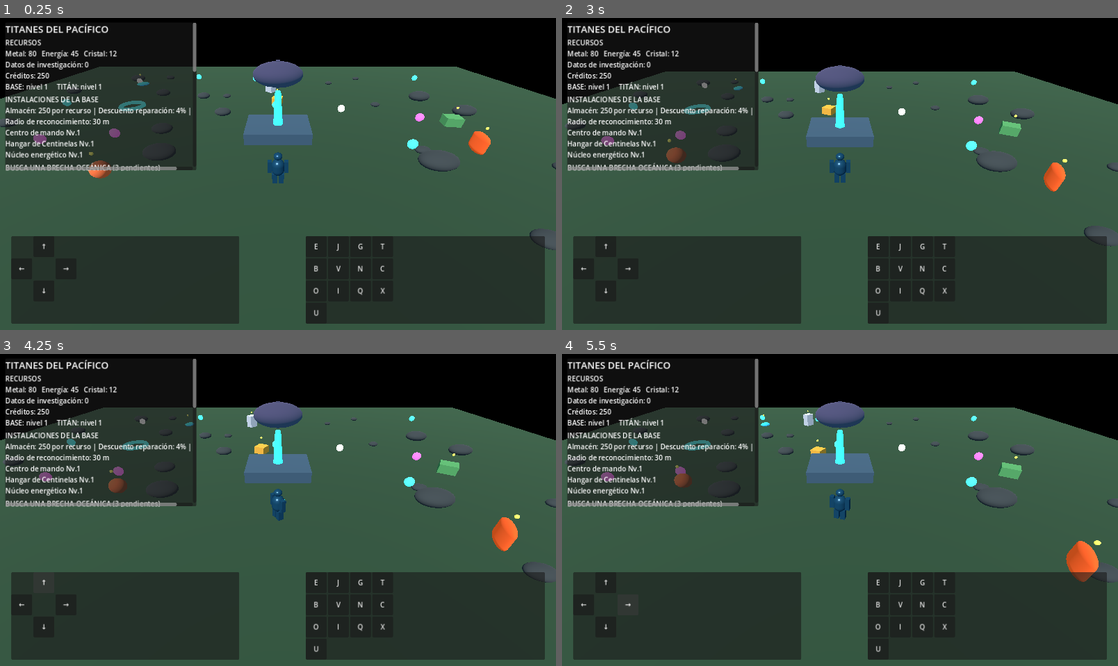
Above: before the commit, frames 1-4 (two rows, left to right).
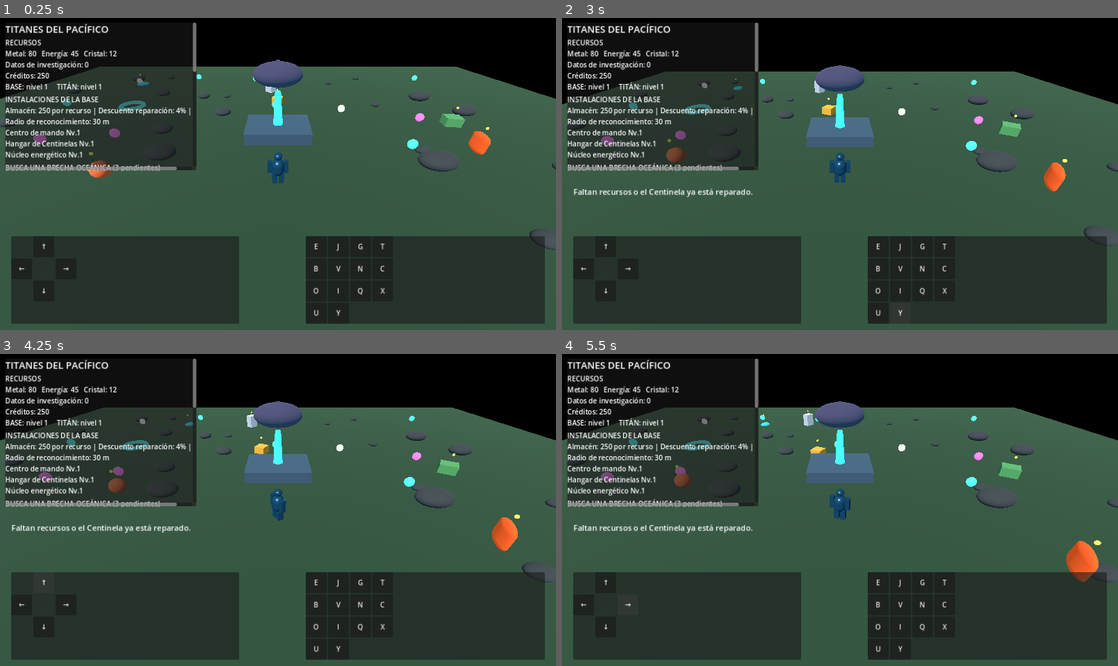
Above: after the commit, the same moments.

Repository: edwjacpinros2012-dev/Titanes-del-Pac-fico-
Game: Godot game, scene res://scenes/main.tscn
Same seed, same stepped clock (60 frames per second), same inputs: the game is played once before the commit and once after it.
Inputs (mouse positions are in pixels of both pictures, inside the frame that each line leads up to):
- Up to frame 1 (0.25 s): no input
- Up to frame 2 (3 s): click "Q" at 0.5 s; click "X" at 1.25 s; click "U" at 2 s; click (901, 314) at 2.75 s, where only the run after the commit has a clickable "Y"
- Up to frame 3 (4.25 s): click "↑" at 3.5 s
- Up to frame 4 (5.5 s): click "←" at 4.25 s; click "→" at 5 s

The runs differ from the first frame. In frame 1, less than 0.1% of the frame differs, in the area x 60-62%, y 93-96%; in frame 2, 0.4%, in the area x 2-62%, y 54-96%; in frame 3, 0.4%; in frame 4, 0.4%.

Commit message:
Add touch repair action for Centinel systems

Diff:
--- a/scripts/platform/platform_input.gd
+++ b/scripts/platform/platform_input.gd
@@ -9,7 +9,7 @@
 	["T", "evolve_titan"], ["B", "upgrade_base"], ["V", "base_select_next"],
 	["N", "base_upgrade_selected"], ["C", "market_toggle"],
 	["O", "tech_select_next"], ["I", "tech_research"],
-	["Q", "tactic_flank"], ["X", "tactic_guard"], ["U", "tactic_precision"]
+	["Q", "tactic_flank"], ["X", "tactic_guard"], ["U", "tactic_precision"], ["Y", "repair_titan"]
 ]
 
 func _ready() -> void:
